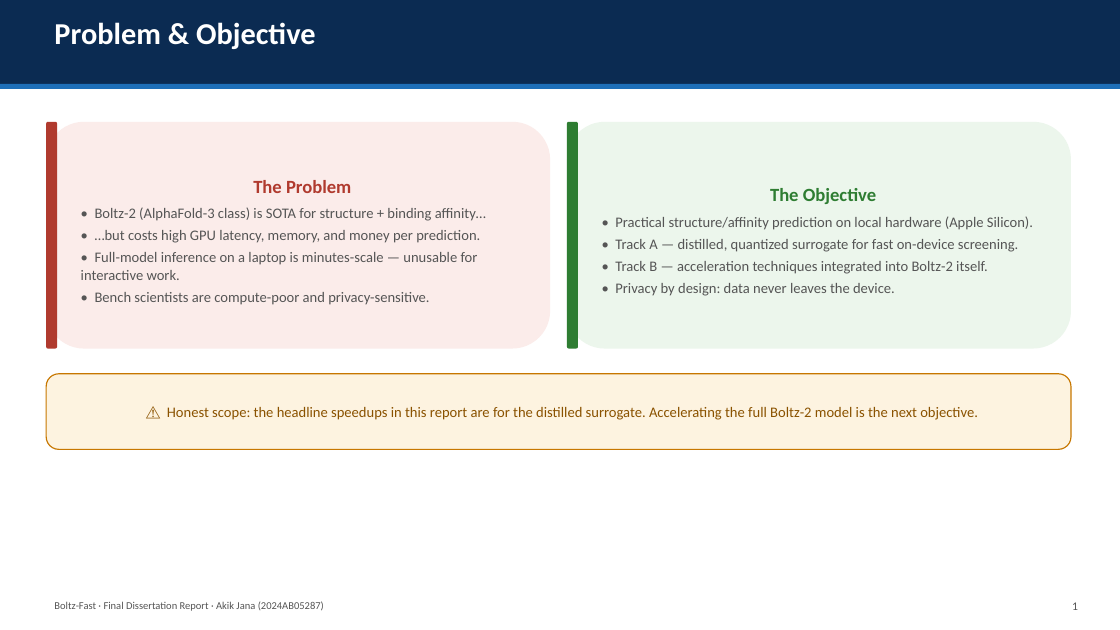
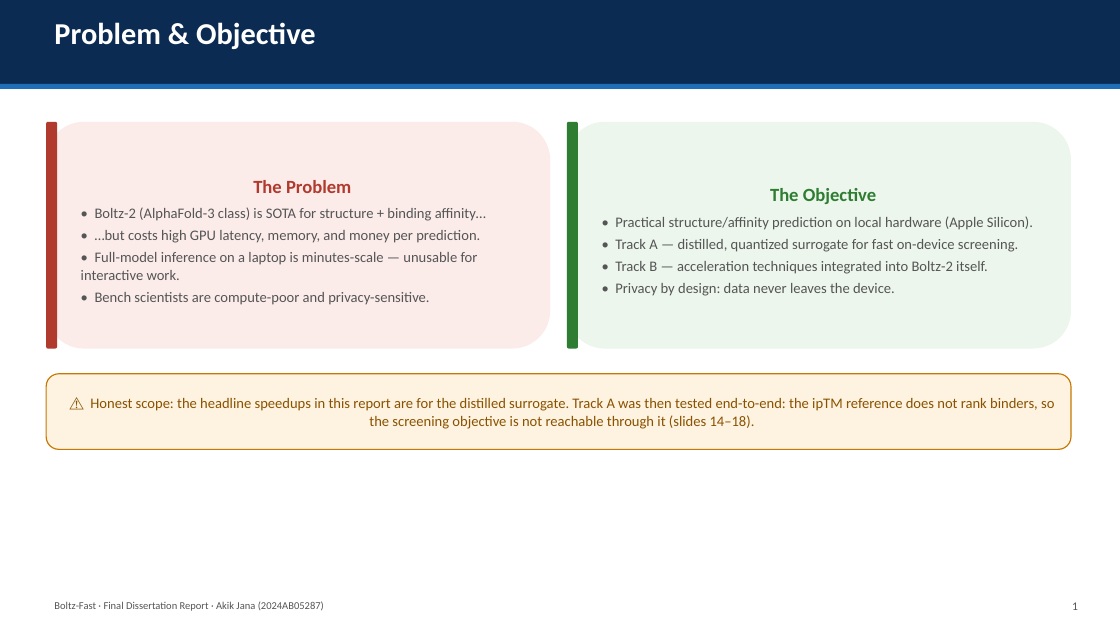
Before and after one commit to AkikJana/biomolecular-design-coreai, a slide deck: slide 2 of final_dissertation_presentation.pptx. Drawn at 1120x630 pixels with LibreOffice and Linux fonts; fonts in the diff are those of the drawing. Boxes give left, top, right and bottom in pixels: in the first picture for what was removed or moved away, otherwise in the second. Text is boxed around its words. In the diff, an @@ line names an element or a change of style, - is before the commit and + after.

```diff
--- a/final_dissertation_presentation.pptx
+++ b/final_dissertation_presentation.pptx
@@ text in rounded rectangle at box(90, 398, 1054, 429): text changed @@
-⚠ Honest scope: the headline speedups in this report are for the distilled surrogate. Accelerating the full Boltz-2 model is the next objective.
+⚠ Honest scope: the headline speedups in this report are for the distilled surrogate. Track A was then tested end-to-end: the ipTM reference does not rank binders, so the screening objective is not reachable through it (slides 14–18).
```
Also in this commit, not shown: 5 other slides changed, 1 other file.
